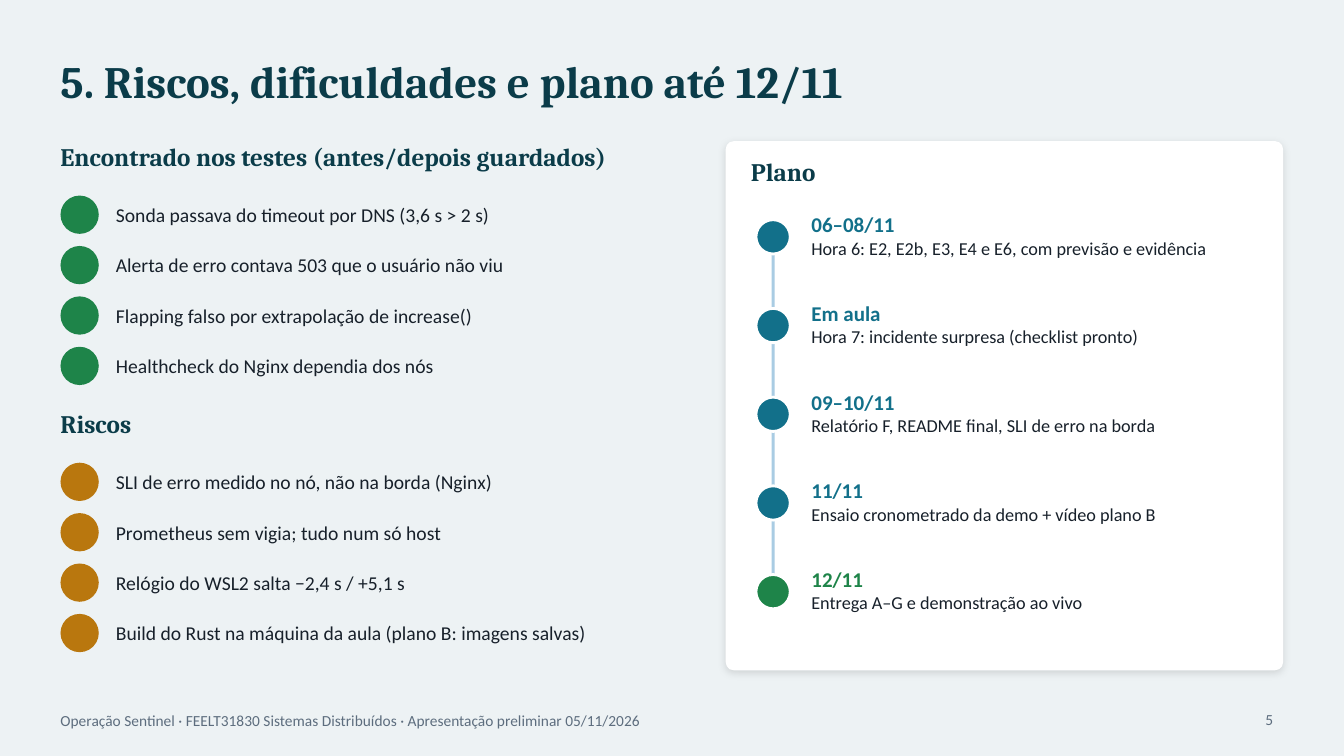
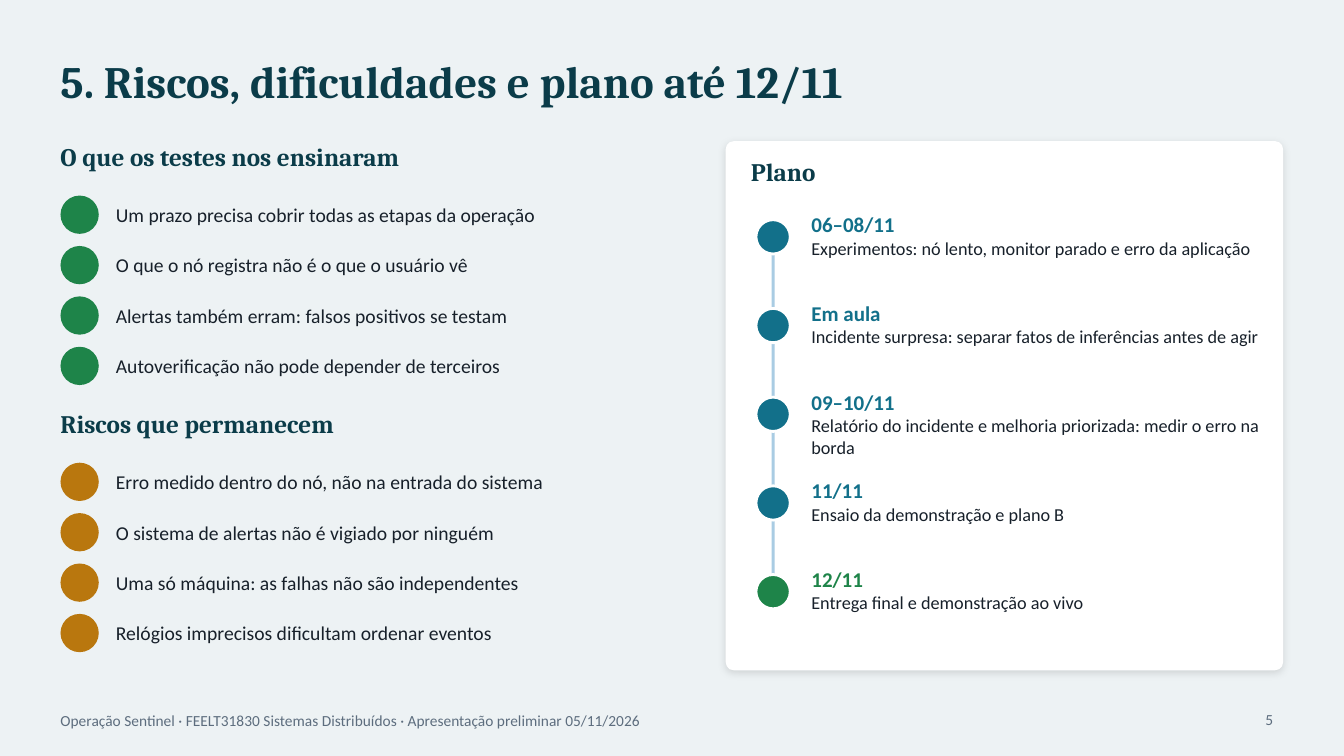
Before and after one commit to luqinias/proj-sentinela-sd, a slide deck: slide 5 of docs/apresentacao/Sentinel_Apresentacao_Preliminar.pptx. Drawn at 1344x756 pixels with LibreOffice and Linux fonts; fonts in the diff are those of the drawing; background and template pictures are left out. Boxes give left, top, right and bottom in pixels: in the first picture for what was removed or moved away, otherwise in the second. Text is boxed around its words. In the diff, an @@ line names an element or a change of style, - is before the commit and + after.

```diff
--- a/docs/apresentacao/Sentinel_Apresentacao_Preliminar.pptx
+++ b/docs/apresentacao/Sentinel_Apresentacao_Preliminar.pptx
@@ text at [60, 148, 399, 172]: text changed @@
-Encontrado nos testes (antes/depois guardados)
+O que os testes nos ensinaram
@@ text at [116, 208, 535, 226]: text changed @@
-Sonda passava do timeout por DNS (3,6 s > 2 s)
+Um prazo precisa cobrir todas as etapas da operação
@@ text at [116, 258, 467, 276]: text changed @@
-Alerta de erro contava 503 que o usuário não viu
+O que o nó registra não é o que o usuário vê
@@ text at [811, 242, 1251, 258]: text changed @@
-Hora 6: E2, E2b, E3, E4 e E6, com previsão e evidência
+Experimentos: nó lento, monitor parado e erro da aplicação
@@ text at [116, 309, 507, 326]: text changed @@
-Flapping falso por extrapolação de increase()
+Alertas também erram: falsos positivos se testam
@@ text at [116, 359, 500, 377]: text changed @@
-Healthcheck do Nginx dependia dos nós
+Autoverificação não pode depender de terceiros
@@ text at [811, 330, 1258, 346]: text changed @@
-Hora 7: incidente surpresa (checklist pronto)
+Incidente surpresa: separar fatos de inferências antes de agir
@@ text at [60, 415, 334, 439]: text changed @@
-Riscos
+Riscos que permanecem
@@ text at [811, 419, 1259, 454]: text changed @@
-Relatório F, README final, SLI de erro na borda
+Relatório do incidente e melhoria priorizada: medir o erro na borda
@@ text at [116, 475, 543, 491]: text changed @@
-SLI de erro medido no nó, não na borda (Nginx)
+Erro medido dentro do nó, não na entrada do sistema
@@ text at [811, 508, 1064, 524]: text changed @@
-Ensaio cronometrado da demo + vídeo plano B
+Ensaio da demonstração e plano B
@@ text at [116, 526, 494, 544]: text changed @@
-Prometheus sem vigia; tudo num só host
+O sistema de alertas não é vigiado por ninguém
@@ text at [116, 576, 518, 593]: text changed @@
-Relógio do WSL2 salta −2,4 s / +5,1 s
+Uma só máquina: as falhas não são independentes
@@ text at [811, 596, 1083, 612]: text changed @@
-Entrega A–G e demonstração ao vivo
+Entrega final e demonstração ao vivo
@@ text at [116, 626, 492, 644]: text changed @@
-Build do Rust na máquina da aula (plano B: imagens salvas)
+Relógios imprecisos dificultam ordenar eventos
```
Also in this commit, not shown: 1 other file.
